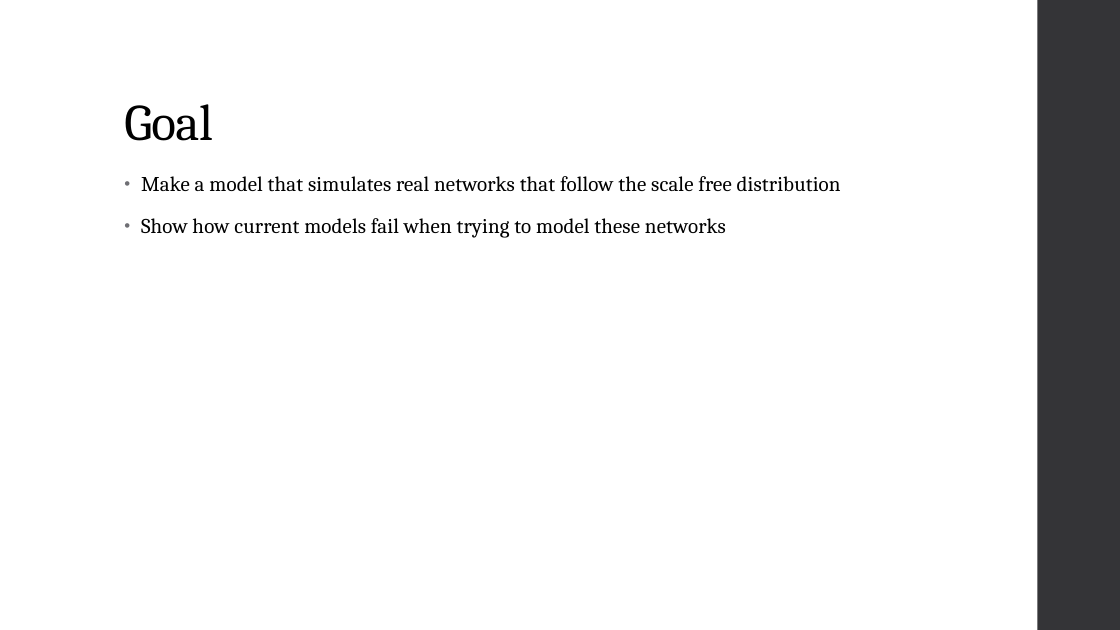
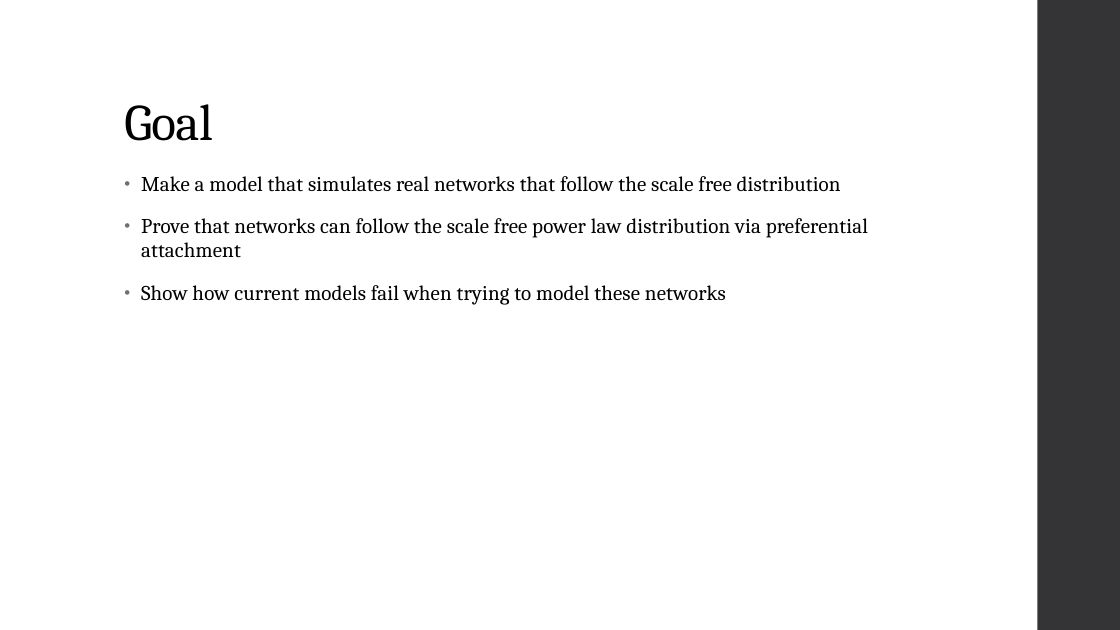
Before and after one commit to JefreyHildebrandt/UCF-Schoolwork, a slide deck: slide 5 of CAP6675 - Complex Adaptive Systems/EmergenceOfScalingPresentation/PresentationDraft2.pptx. Drawn at 1120x630 pixels with LibreOffice and Linux fonts; fonts in the diff are those of the drawing. Boxes give left, top, right and bottom in pixels: in the first picture for what was removed or moved away, otherwise in the second. Text is boxed around its words. In the diff, an @@ line names an element or a change of style, - is before the commit and + after.

```diff
--- a/CAP6675 - Complex Adaptive Systems/EmergenceOfScalingPresentation/PresentationDraft2.pptx
+++ b/CAP6675 - Complex Adaptive Systems/EmergenceOfScalingPresentation/PresentationDraft2.pptx
@@ text at box(141, 218, 868, 258): paragraph added @@
+• Prove that networks can follow the scale free power law distribution via preferential attachment
```
Also in this commit, not shown: 11 other slides changed, 3 slides added, 5 slides removed, 1 other file.
